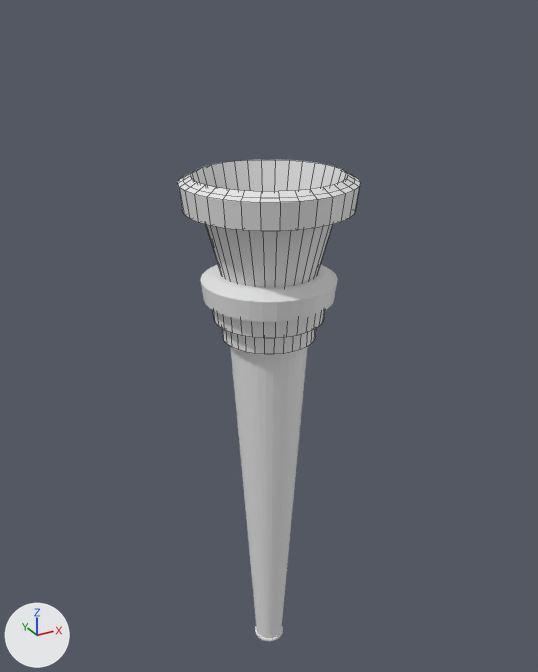
One commit to the FBX model Content/Models/torch/torch1.fbx: the scene before it, then after it.
Both versions are drawn from a 50 mm camera at (-2.96, -5.38, 5.08) aimed at (0.09, 0.16, 2.31). Lighting does not change. The marker at lower left points along +X, +Y and +Z. Mesh edges are drawn as thin lines on the coarser meshes. Where no turn or scale is listed for an object, it has been applied to the vertices.
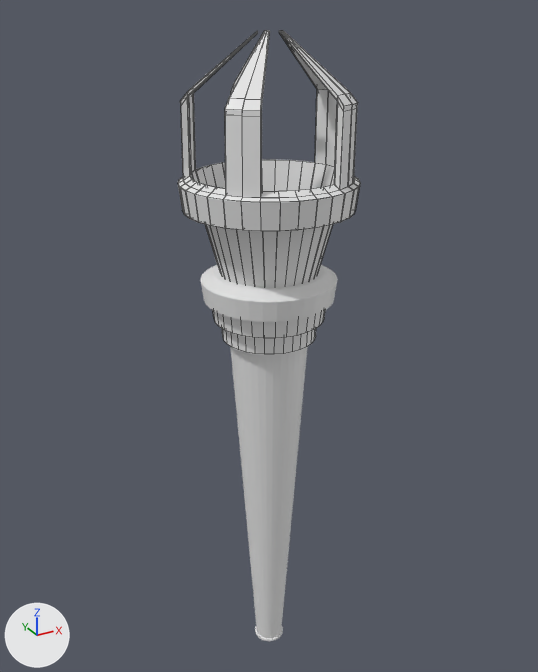
Patch to the scene script:
```diff
--- a/Content/Models/torch/torch1.fbx.py
+++ b/Content/Models/torch/torch1.fbx.py
@@ me_cylinder_005 @@
 # used by ob_cylinder_005; location = (0.0, 0.0, 3.67)
-me_cylinder_005.from_pydata(...)  # 192 vertices, 161 faces; spans x -0.747..0.747, y -0.747..0.747, z -0.851..0.17
+me_cylinder_005.from_pydata(...)  # 579 vertices, 554 faces; spans x -0.747..0.747, y -0.747..0.747, z -0.852..1.254
+# me_cylinder_005 part 1: 387 vertices added at x -0.74..0.74, y -0.74..0.74, z -0.852..1.254
```

Where the change shows, as pixel boxes (x1, y1, x2, y2) in the pictures (538 x 672 px):
'Cylinder.005', reshaped (100% taller): before (178, 159, 360, 287); after (178, 30, 360, 287)
part 1 of me_cylinder_005, added: after (180, 30, 358, 287)
